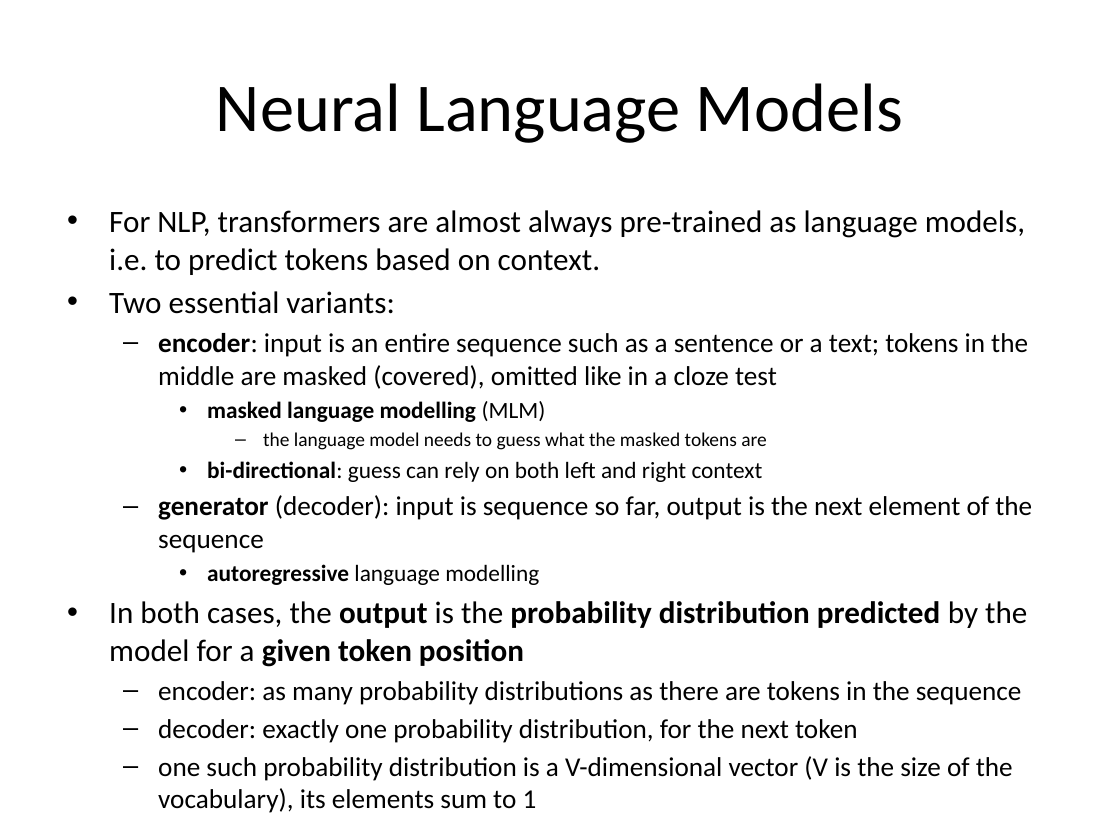
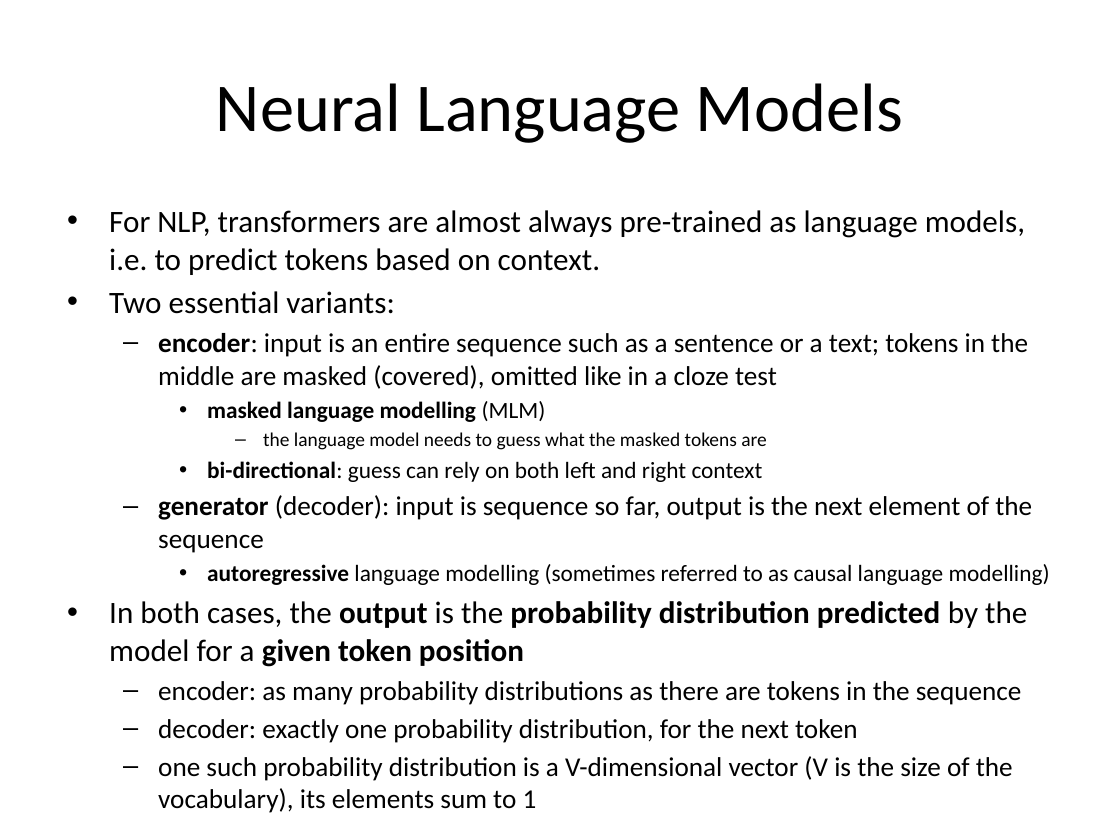
Before and after one commit to Clinical-Bioinformatics-Debrecen/nlp_2025, a slide deck: slide 6 of 7.pptx. Drawn at 1120x840 pixels with LibreOffice and Linux fonts; fonts in the diff are those of the drawing. Boxes give left, top, right and bottom in pixels: in the first picture for what was removed or moved away, otherwise in the second. Text is boxed around its words. In the diff, an @@ line names an element or a change of style, - is before the commit and + after.

```diff
--- a/7.pptx
+++ b/7.pptx
@@ text at <box>207,564,1050,585</box>: text changed @@
-    • autoregressive language modelling
+    • autoregressive language modelling (sometimes referred to as causal language modelling)
```
Also in this commit, not shown: 1 other slide changed, 6 slides added.
